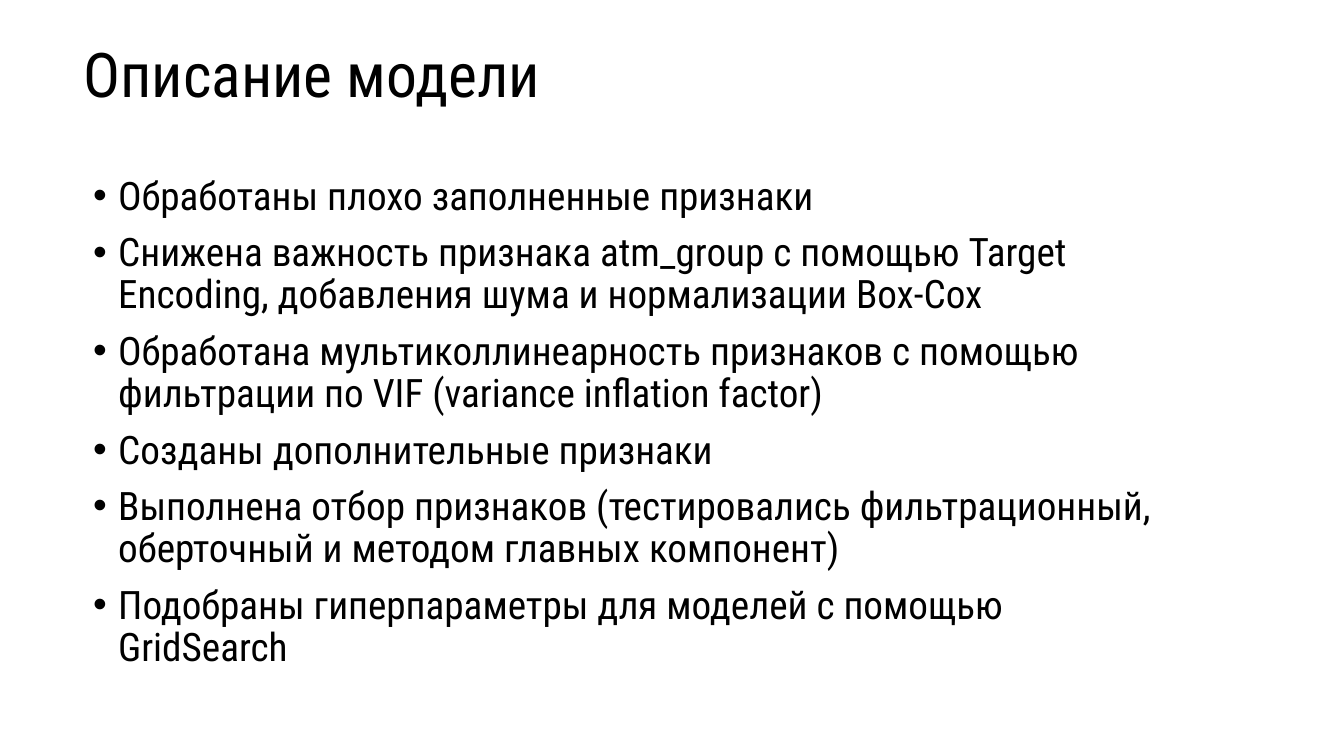
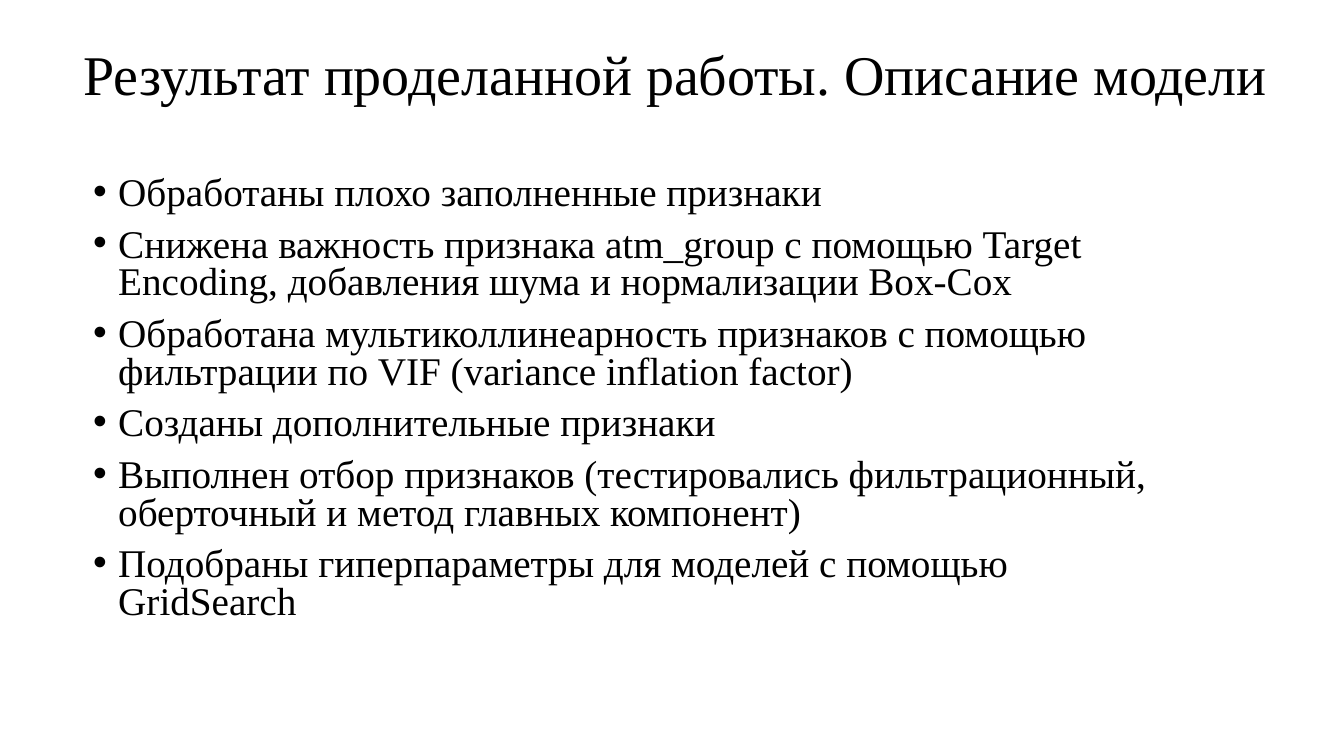
Before and after one commit to ElenaDoroshenko97/itog_project_ds16, a slide deck: slide 8 of Определение популярности геолокации для размещения банкомата Росбанка и его партнеров.pptx. Drawn at 1344x756 pixels with LibreOffice and Linux fonts; fonts in the diff are those of the drawing. Boxes give left, top, right and bottom in pixels: in the first picture for what was removed or moved away, otherwise in the second. Text is boxed around its words. In the diff, an @@ line names an element or a change of style, - is before the commit and + after.

```diff
--- a/Определение популярности геолокации для размещения банкомата Росбанка и его партнеров.pptx
+++ b/Определение популярности геолокации для размещения банкомата Росбанка и его партнеров.pptx
@@ title at <box>84,55,1267,106</box>: text changed; size 44 to 40 pt; font Roboto Condensed to Times New Roman @@
-Описание модели
+Результат проделанной работы. Описание модели
@@ text at <box>118,178,1086,616</box>: font Roboto Condensed to Times New Roman in "Обработаны плохо заполненные признаки", "Снижена важность признака atm_group с помощью Target ...", "Обработана мультиколлинеарность признаков с помощью фильтрац ...", "Созданы дополнительные признаки" and 1 more places; line spacing 0.9 to 0.8 @@
@@ text at <box>118,460,1146,533</box>: text changed; font Roboto Condensed to Times New Roman @@
-• Выполнена отбор признаков (тестировались фильтрационный, оберточный и методом главных компонент)
+• Выполнен отбор признаков (тестировались фильтрационный, оберточный и метод главных компонент)
```
Also in this commit, not shown: 7 other slides changed, 2 slides added, 1 slide removed.
